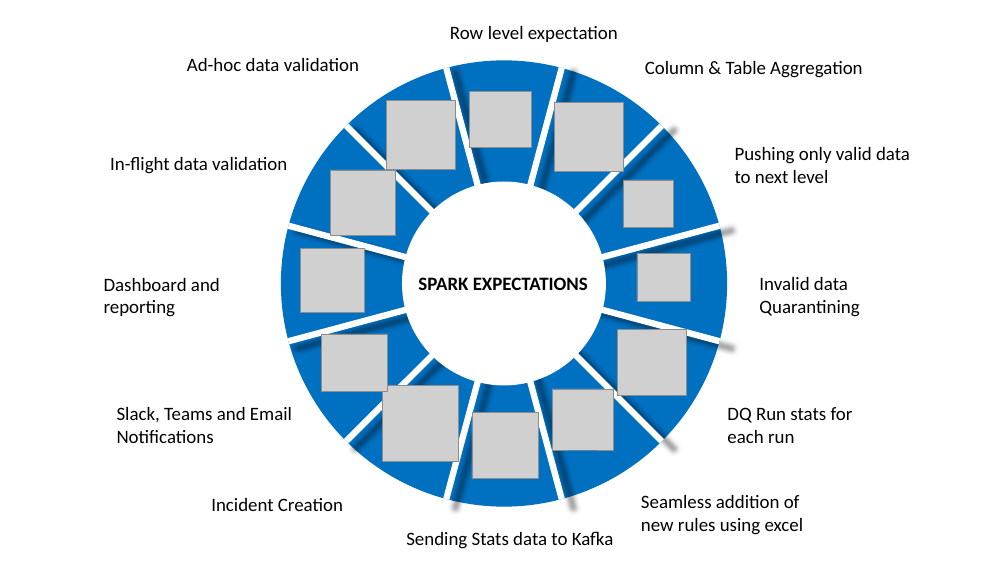
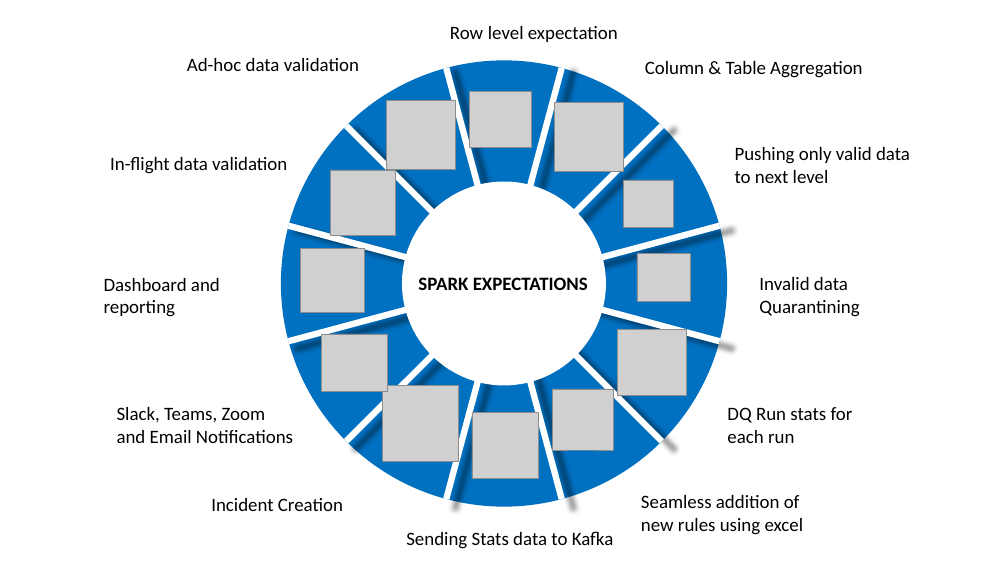
Before and after one commit to Nike-Inc/spark-expectations, a slide deck: slide 2 of docs/se_diagrams/spark_expectations_flow_and_feature.pptx. Drawn at 1008x567 pixels with LibreOffice and Linux fonts; fonts in the diff are those of the drawing; grey boxes stand for pictures. Boxes give left, top, right and bottom in pixels: in the first picture for what was removed or moved away, otherwise in the second. Text is boxed around its words. In the diff, an @@ line names an element or a change of style, - is before the commit and + after.

Commit message:
Integrating the notifications to Zoom Webhook (#83)
* Update CONTRIBUTORS.md

* Added zoom notification

```diff
--- a/docs/se_diagrams/spark_expectations_flow_and_feature.pptx
+++ b/docs/se_diagrams/spark_expectations_flow_and_feature.pptx
@@ text at box(117, 407, 293, 443): text changed @@
-Slack, Teams and Email Notifications
+Slack, Teams, Zoom and Email Notifications
```
Also in this commit, not shown: 13 other files.
